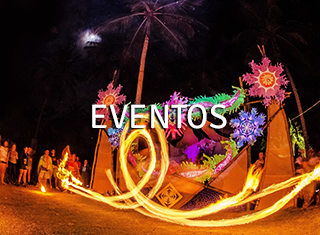
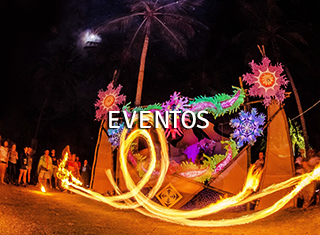
The second 320x235 image is a revision of the first. Changes to its layers:
painted on "EVENTOS" over bbox(92, 104, 227, 129)
